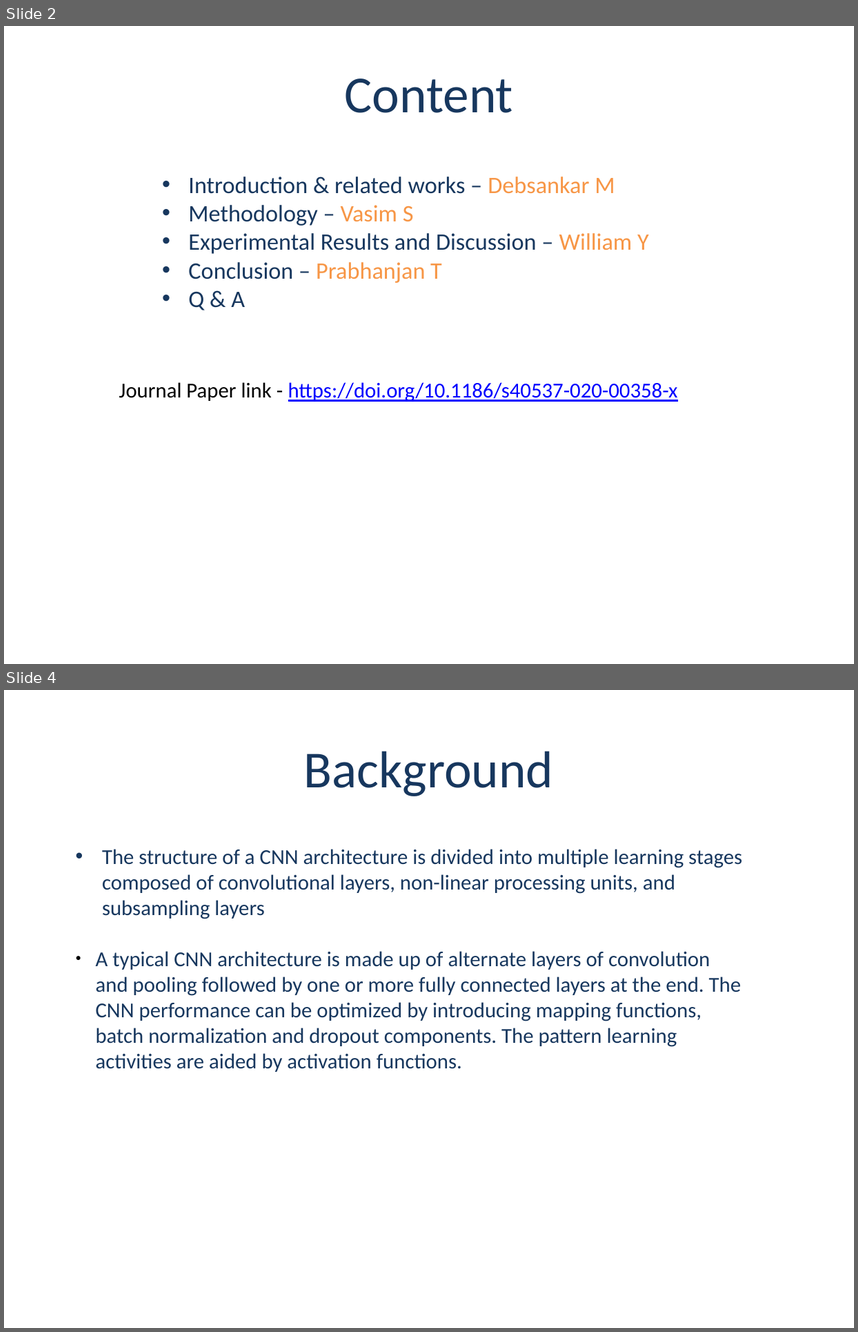
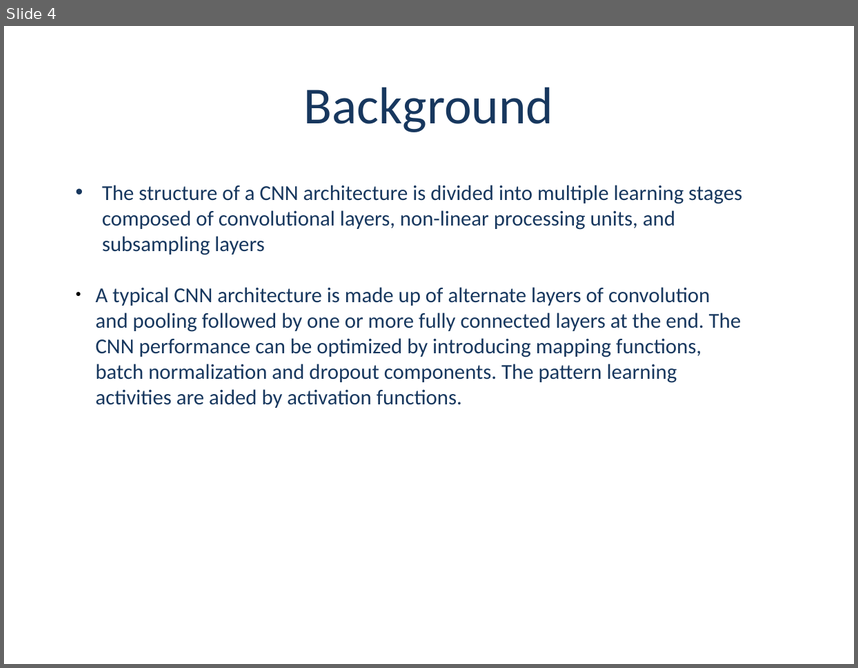
Before and after one commit to dmf49/cs5542FinalProject, a slide deck: Project Presentaion - Group 2- v1.2.0.pptx. Shown one above the other, each under a label of ours: slides 2 and 4 before the commit, slide 4 after it; the slides between them are not shown. The pictures are 858x1332 and 858x668 pixels, drawn with LibreOffice and Linux fonts; fonts in the diff are those of the drawing; background and template pictures are left out. Boxes give left, top, right and bottom in pixels: in the first picture for what was removed or moved away, otherwise in the second. Text is boxed around its words. In the diff, an @@ line names an element or a change of style, - is before the commit and + after.

```diff
--- a/Project Presentaion - Group 2- v1.2.0.pptx
+++ b/Project Presentaion - Group 2- v1.2.0.pptx
@@ slide 2 removed at box(4, 26, 854, 664), background picture (left out) @@
@@ text removed at box(344, 78, 513, 113) @@
-Content
@@ text removed at box(188, 176, 649, 310) @@
-• Introduction & related works – Debsankar M
-• Methodology – Vasim S
-• Experimental Results and Discussion – William Y
-• Conclusion – Prabhanjan T
-• Q & A
@@ text removed at box(119, 382, 678, 401) @@
-Journal Paper link - https://doi.org/10.1186/s40537-020-00358-x
```
Also in this commit, not shown: 7 slides changed, 7 slides added, 4 other slides removed.
